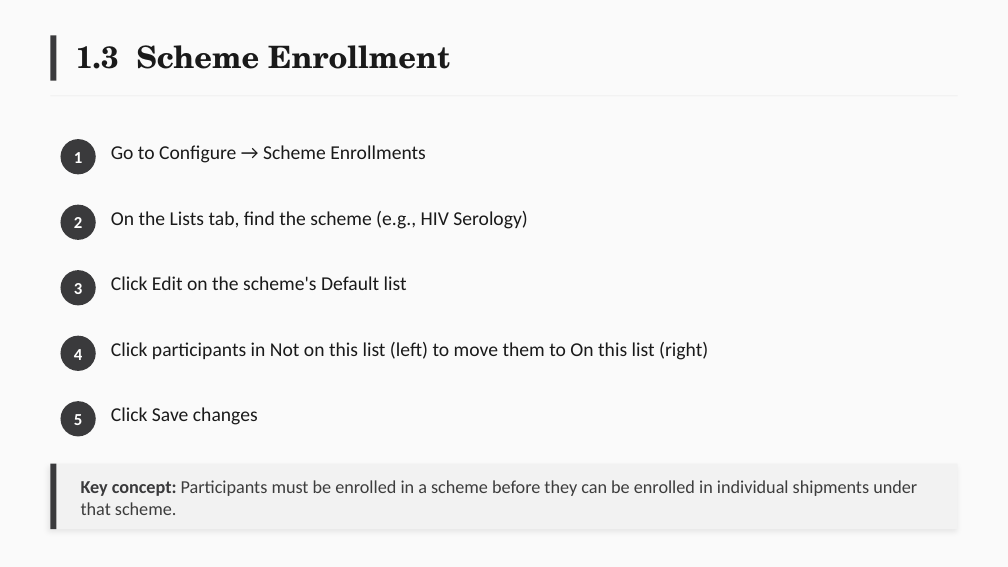
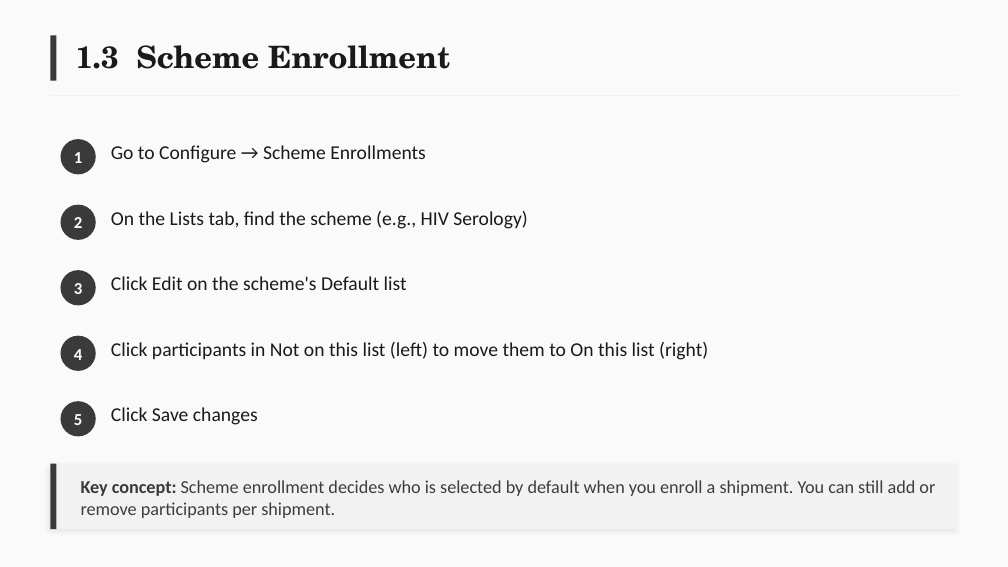
Before and after one commit to deforay/ept, a slide deck: slide 8 of docs/training/ePT-Training-Curriculum.pptx. Drawn at 1008x567 pixels with LibreOffice and Linux fonts; fonts in the diff are those of the drawing. Boxes give left, top, right and bottom in pixels: in the first picture for what was removed or moved away, otherwise in the second. Text is boxed around its words. In the diff, an @@ line names an element or a change of style, - is before the commit and + after.

Commit message:
Describe scheme enrollment as the default shipment selection, not a prerequisite, and warn against Select All on the Enroll page (#93)

```diff
--- a/docs/training/ePT-Training-Curriculum.pptx
+++ b/docs/training/ePT-Training-Curriculum.pptx
@@ text at [81, 480, 935, 518]: text changed @@
-Key concept: Participants must be enrolled in a scheme before they can be enrolled in individual shipments under that scheme.
+Key concept: Scheme enrollment decides who is selected by default when you enroll a shipment. You can still add or remove participants per shipment.
```
Also in this commit, not shown: 1 other slide changed, 9 other files.
